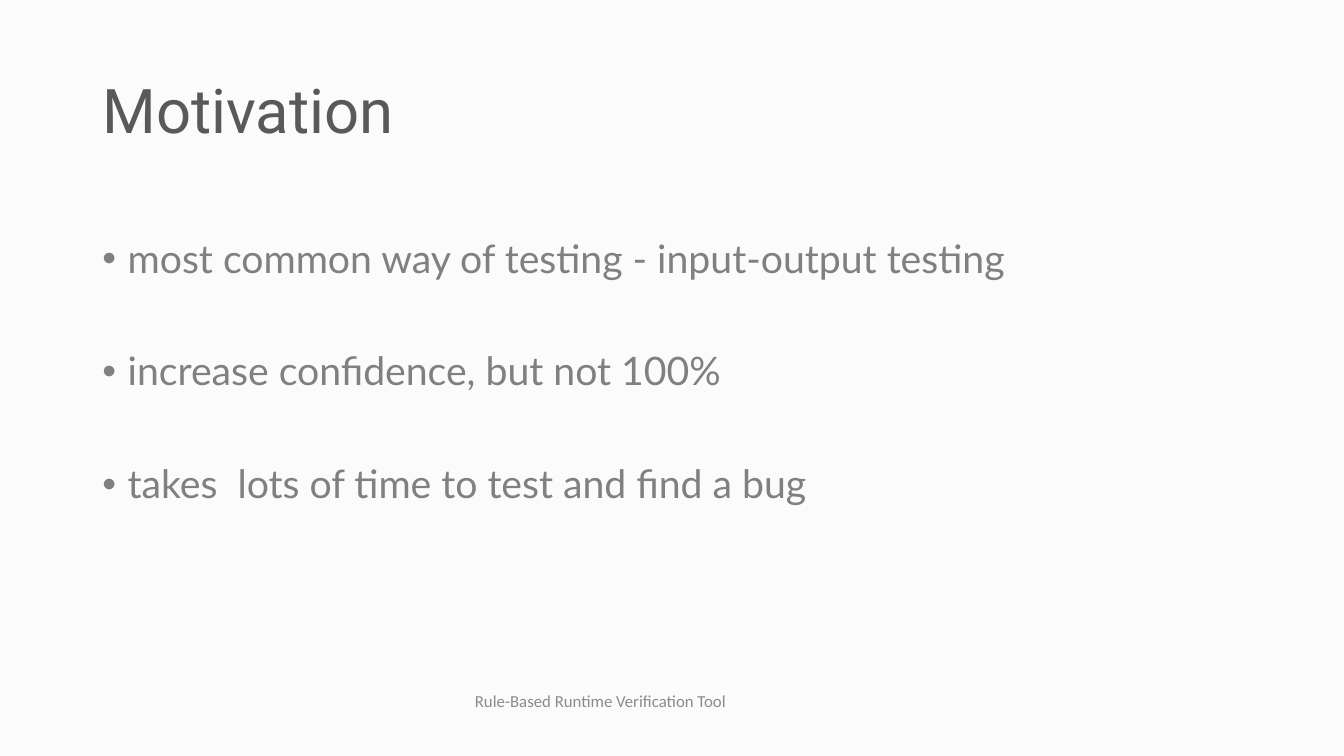
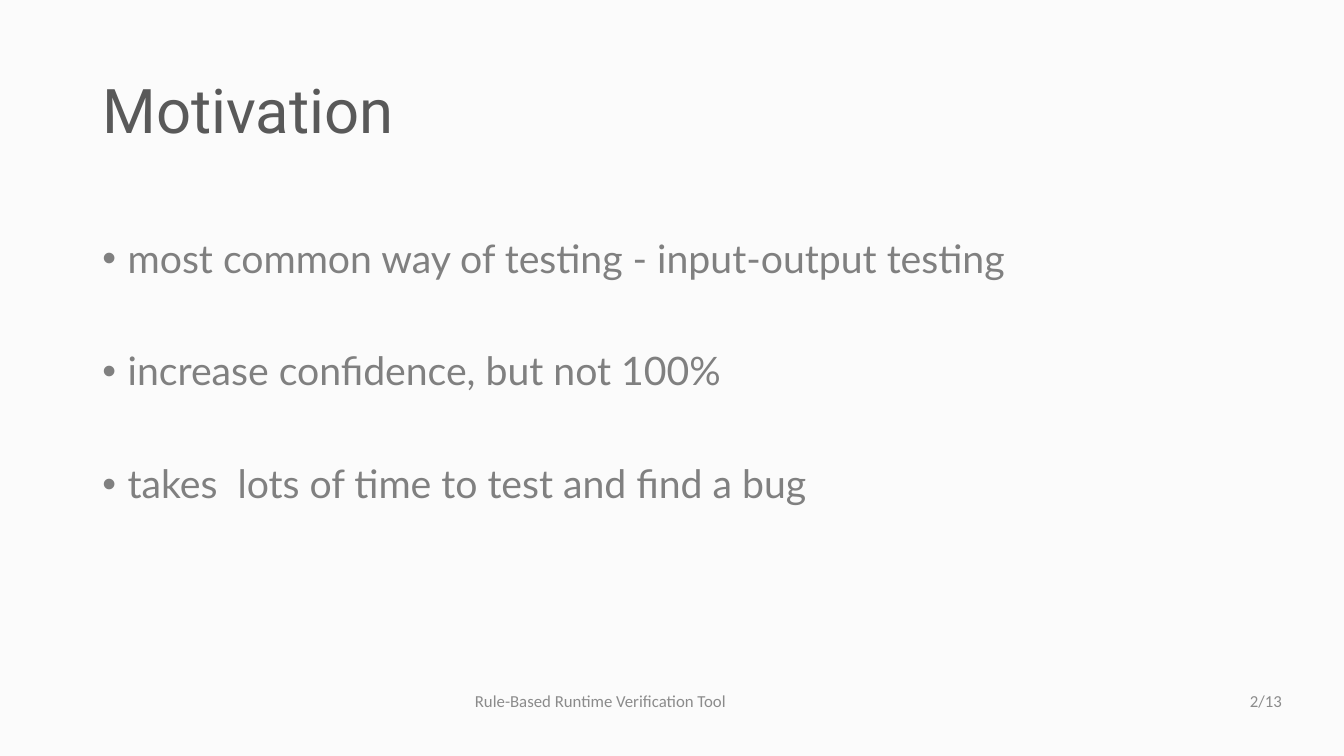
Before and after one commit to selig/ruler2, a slide deck: slide 2 of Seminar/Rule-Based Runtime Verification Tool.pptx. Drawn at 1344x756 pixels with LibreOffice and Linux fonts; fonts in the diff are those of the drawing; background and template pictures are left out. Boxes give left, top, right and bottom in pixels: in the first picture for what was removed or moved away, otherwise in the second. Text is boxed around its words. In the diff, an @@ line names an element or a change of style, - is before the commit and + after.

```diff
--- a/Seminar/Rule-Based Runtime Verification Tool.pptx
+++ b/Seminar/Rule-Based Runtime Verification Tool.pptx
@@ page number added at <box>1250,695,1282,708</box>, 12 pt, text #8C8C8C @@
+2/13
```
Also in this commit, not shown: 9 other slides changed, 1 slide added, 1 slide removed, 1 other file.
